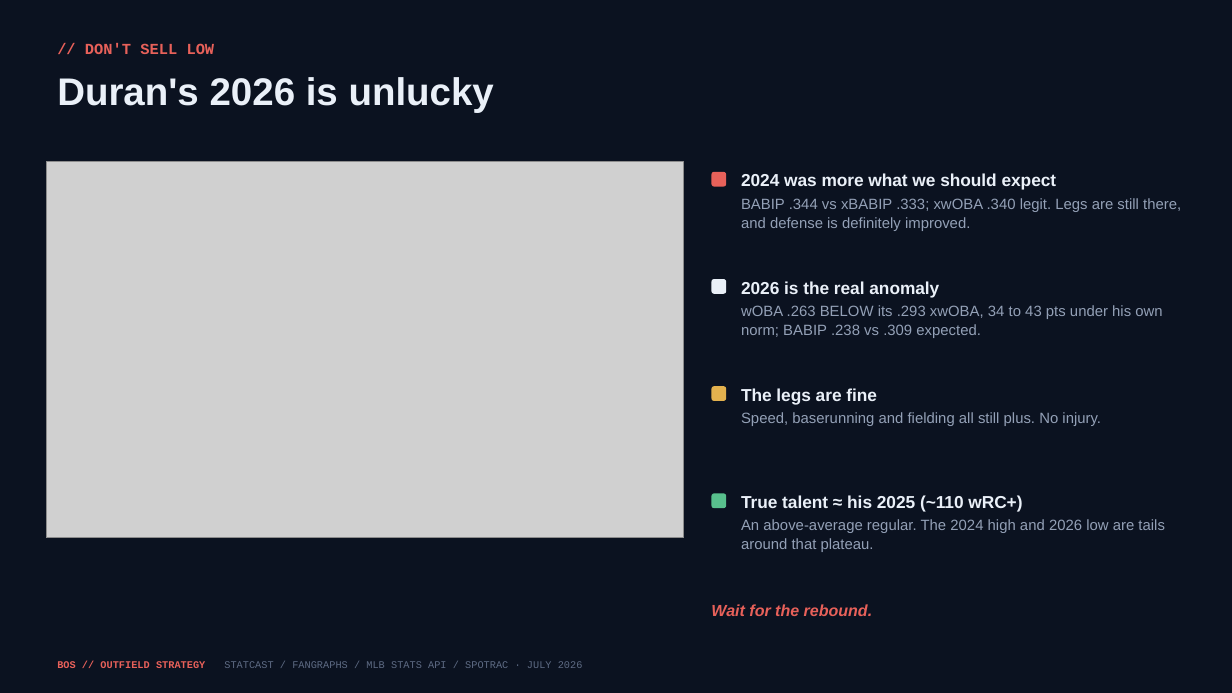
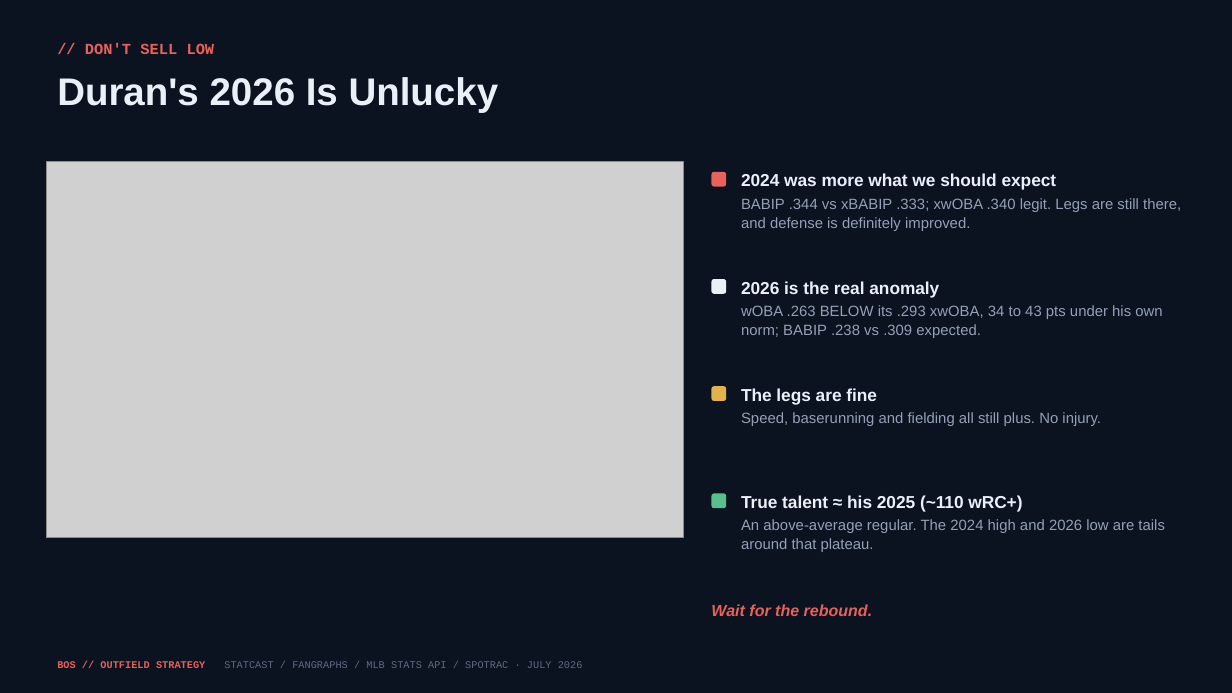
Before and after one commit to justinloo12/jarren-duran-outlier-analysis, a slide deck: slide 6 of outputs/Red_Sox_Trade_Deadline.pptx. Drawn at 1232x693 pixels with LibreOffice and Linux fonts; fonts in the diff are those of the drawing; grey boxes stand for pictures. Boxes give left, top, right and bottom in pixels: in the first picture for what was removed or moved away, otherwise in the second. Text is boxed around its words. In the diff, an @@ line names an element or a change of style, - is before the commit and + after.

```diff
--- a/outputs/Red_Sox_Trade_Deadline.pptx
+++ b/outputs/Red_Sox_Trade_Deadline.pptx
@@ text at box(57, 77, 499, 112): text changed @@
-Duran's 2026 is unlucky
+Duran's 2026 Is Unlucky
```
Also in this commit, not shown: 11 other slides changed, 1 slide added, 1 slide removed, 3 other files.
